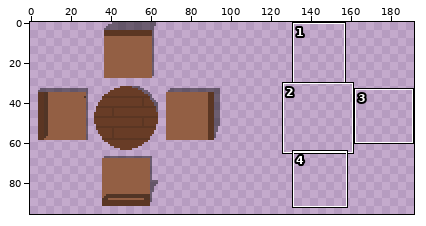
Sprite sheet -- world-and-tiles/commercial/rooftop_furniture.png. The first picture is a wide view before the edit; the outline marks the close-up.
Close-up. Earlier state:
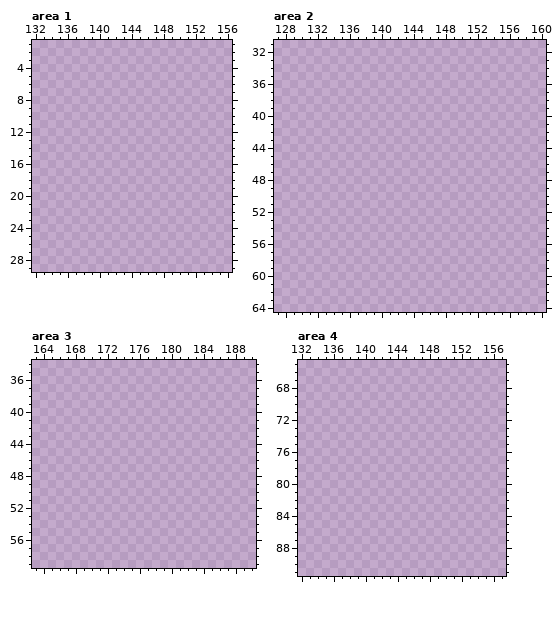
The file is 192x96 pixels. Shown: area 1: x 132..156, y 1..29; area 2: x 127..160, y 31..64; area 3: x 163..190, y 34..59; area 4: x 132..157, y 65..91. The commit also changed other parts of the picture, which this record leaves out.
After the commit:
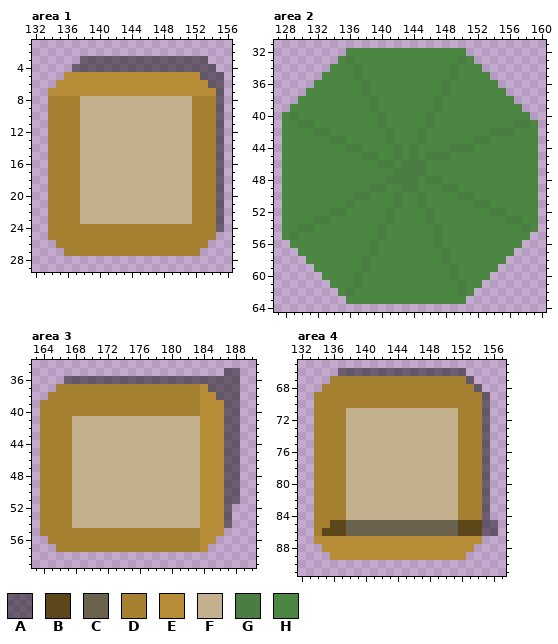
Palette (. is transparent): A #00000073  B #5c471b  C #6b624d  D #a68031  E #b68c36  F #c2b18c  G #4a7d41  H #4b8642
Changes in this commit:
Changed rows in their new state; - is an unchanged pixel.
Area 1:
first column x 134:
 3 ----AAAAAAAAAAAAAAAA--
 4 ---AAAAAAAAAAAAAAAAAA-
 5 --EEEEEEEEEEEEEEEEEAAA
 6 -EEEEEEEEEEEEEEEEEEEAA
 7 EEEEEEEEEEEEEEEEEEEEEA
 8 DDDDFFFFFFFFFFFFFFDDDA
 9 DDDDFFFFFFFFFFFFFFDDDA
10 DDDDFFFFFFFFFFFFFFDDDA
11 DDDDFFFFFFFFFFFFFFDDDA
12 DDDDFFFFFFFFFFFFFFDDDA
13 DDDDFFFFFFFFFFFFFFDDDA
14 DDDDFFFFFFFFFFFFFFDDDA
15 DDDDFFFFFFFFFFFFFFDDDA
16 DDDDFFFFFFFFFFFFFFDDDA
17 DDDDFFFFFFFFFFFFFFDDDA
18 DDDDFFFFFFFFFFFFFFDDDA
19 DDDDFFFFFFFFFFFFFFDDDA
20 DDDDFFFFFFFFFFFFFFDDDA
21 DDDDFFFFFFFFFFFFFFDDDA
22 DDDDFFFFFFFFFFFFFFDDDA
23 DDDDFFFFFFFFFFFFFFDDDA
24 DDDDDDDDDDDDDDDDDDDDDA
25 DDDDDDDDDDDDDDDDDDDDD-
26 -DDDDDDDDDDDDDDDDDDD--
27 --DDDDDDDDDDDDDDDDD---
Area 2:
first column x 128:
32 --------HHHHHHHHHHHHHHH---------
33 -------HGHHHHHHHHHHHHHGH--------
34 ------HHHGHHHHHHHHHHHGHHH-------
35 -----HHHHGHHHHHHHHHHHGHHHH------
36 ----HHHHHHGHHHHHHHHHGHHHHHH-----
37 ---HHHHHHHGHHHHHHHHHGHHHHHHH----
38 --HHHHHHHHHGHHHHHHHGHHHHHHHHH---
39 -HHHHHHHHHHGHHHHHHHGHHHHHHHHHH--
40 HGHHHHHHHHHHGHHHHHGHHHHHHHHHHHH-
41 HHGGHHHHHHHHGHHHHHGHHHHHHHHHHGGH
42 HHHHGGHHHHHHHGHHHGHHHHHHHHGGGHHH
43 HHHHHHGGHHHHHGHHHGHHHHHHGGHHHHHH
44 HHHHHHHHGGHHHHGHGHHHHGGGHHHHHHHH
45 HHHHHHHHHHGGHHGHGHGGGHHHHHHHHHHH
46 HHHHHHHHHHHHGGHGGGHHHHHHHHHHHHHH
47 HHHHHHHHHHHHHHGGGGHHHHHHHHHHHHHH
48 HHHHHHHHHHHHHGGGGHGGHHHHHHHHHHHH
49 HHHHHHHHHHHGGHHGGHHHGGHHHHHHHHHH
50 HHHHHHHHHGGHHHGHHGHHHHGGHHHHHHHH
51 HHHHHHHHGHHHHHGHHGHHHHHHGGHHHHHH
52 HHHHHHGGHHHHHGHHHHGHHHHHHHGGHHHH
53 HHHHGGHHHHHHHGHHHHGHHHHHHHHHGGHH
54 HHGGHHHHHHHHGHHHHHHGHHHHHHHHHHGH
55 HGHHHHHHHHHHGHHHHHHGHHHHHHHHHHH-
56 -HHHHHHHHHHGHHHHHHHGHHHHHHHHHH--
57 --HHHHHHHHHGHHHHHHHHGHHHHHHHH---
58 ---HHHHHHHGHHHHHHHHHGHHHHHHH----
59 ----HHHHHHGHHHHHHHHHHGHHHHH-----
60 -----HHHHGHHHHHHHHHHHGHHHH------
61 ------HHHGHHHHHHHHHHHHGHH-------
62 -------HGHHHHHHHHHHHHHGH--------
63 --------HHHHHHHHHHHHHHH---------
Area 3:
first column x 164:
35 -----------------------AA
36 ---AAAAAAAAAAAAAAAAAAAAAA
37 --DDDDDDDDDDDDDDDDDDEAAAA
38 -DDDDDDDDDDDDDDDDDDDEEAAA
39 DDDDDDDDDDDDDDDDDDDDEEEAA
40 DDDDDDDDDDDDDDDDDDDDEEEAA
41 DDDDFFFFFFFFFFFFFFFFEEEAA
42 DDDDFFFFFFFFFFFFFFFFEEEAA
43 DDDDFFFFFFFFFFFFFFFFEEEAA
44 DDDDFFFFFFFFFFFFFFFFEEEAA
45 DDDDFFFFFFFFFFFFFFFFEEEAA
46 DDDDFFFFFFFFFFFFFFFFEEEAA
47 DDDDFFFFFFFFFFFFFFFFEEEAA
48 DDDDFFFFFFFFFFFFFFFFEEEAA
49 DDDDFFFFFFFFFFFFFFFFEEEAA
50 DDDDFFFFFFFFFFFFFFFFEEEAA
51 DDDDFFFFFFFFFFFFFFFFEEEAA
52 DDDDFFFFFFFFFFFFFFFFEEEA-
53 DDDDFFFFFFFFFFFFFFFFEEEA-
54 DDDDFFFFFFFFFFFFFFFFEEEA-
55 DDDDDDDDDDDDDDDDDDDDEEE--
56 -DDDDDDDDDDDDDDDDDDDEE---
57 --DDDDDDDDDDDDDDDDDDE----
Area 4:
first column x 134:
66 ---AAAAAAAAAAAAAAAA----
67 --DDDDDDDDDDDDDDDDDA---
68 -DDDDDDDDDDDDDDDDDDDA--
69 DDDDDDDDDDDDDDDDDDDDDA-
70 DDDDDDDDDDDDDDDDDDDDDA-
71 DDDDFFFFFFFFFFFFFFDDDA-
72 DDDDFFFFFFFFFFFFFFDDDA-
73 DDDDFFFFFFFFFFFFFFDDDA-
74 DDDDFFFFFFFFFFFFFFDDDA-
75 DDDDFFFFFFFFFFFFFFDDDA-
76 DDDDFFFFFFFFFFFFFFDDDA-
77 DDDDFFFFFFFFFFFFFFDDDA-
78 DDDDFFFFFFFFFFFFFFDDDA-
79 DDDDFFFFFFFFFFFFFFDDDA-
80 DDDDFFFFFFFFFFFFFFDDDA-
81 DDDDFFFFFFFFFFFFFFDDDA-
82 DDDDFFFFFFFFFFFFFFDDDA-
83 DDDDFFFFFFFFFFFFFFDDDA-
84 DDDDFFFFFFFFFFFFFFDDDA-
85 DDBBCCCCCCCCCCCCCCBBBAA
86 DBBBCCCCCCCCCCCCCCBBBAA
87 EEEEEEEEEEEEEEEEEEEEE--
88 -EEEEEEEEEEEEEEEEEEE---
89 --EEEEEEEEEEEEEEEEE----
Boxes around the changes in both close-ups, in picture pixels (x1, y1, x2, y2):
added: (48, 56, 224, 256)
added: (282, 48, 538, 304)
added: (40, 368, 240, 552)
added: (314, 368, 498, 560)
